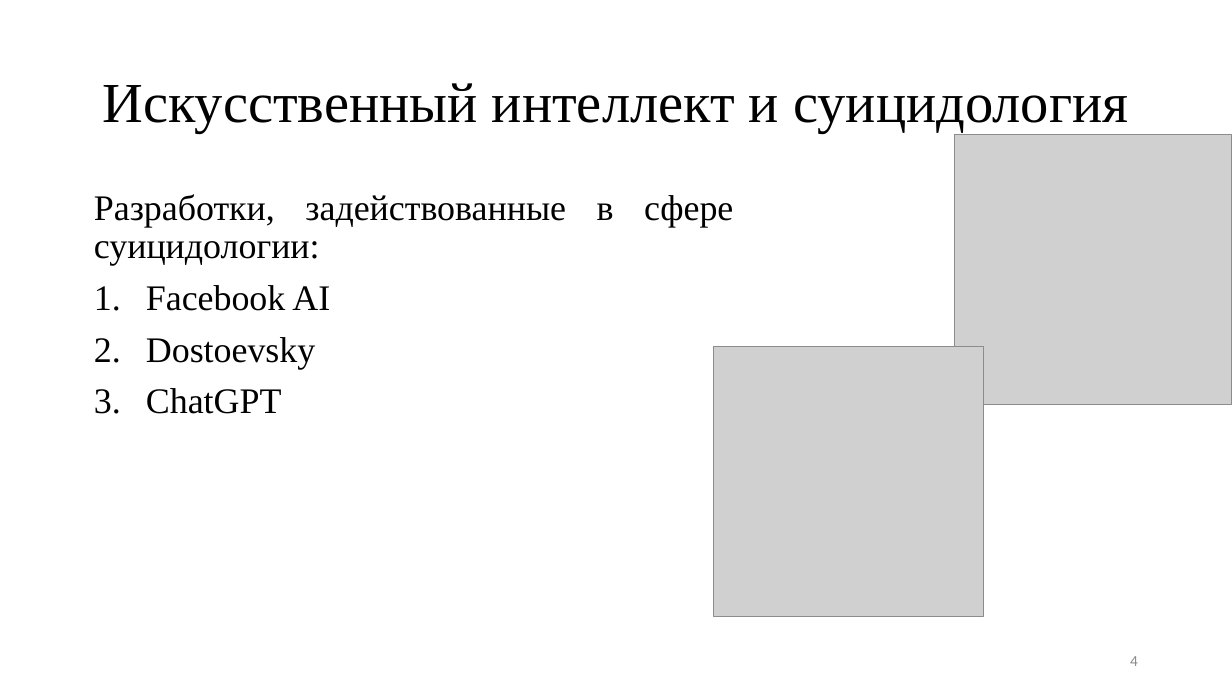
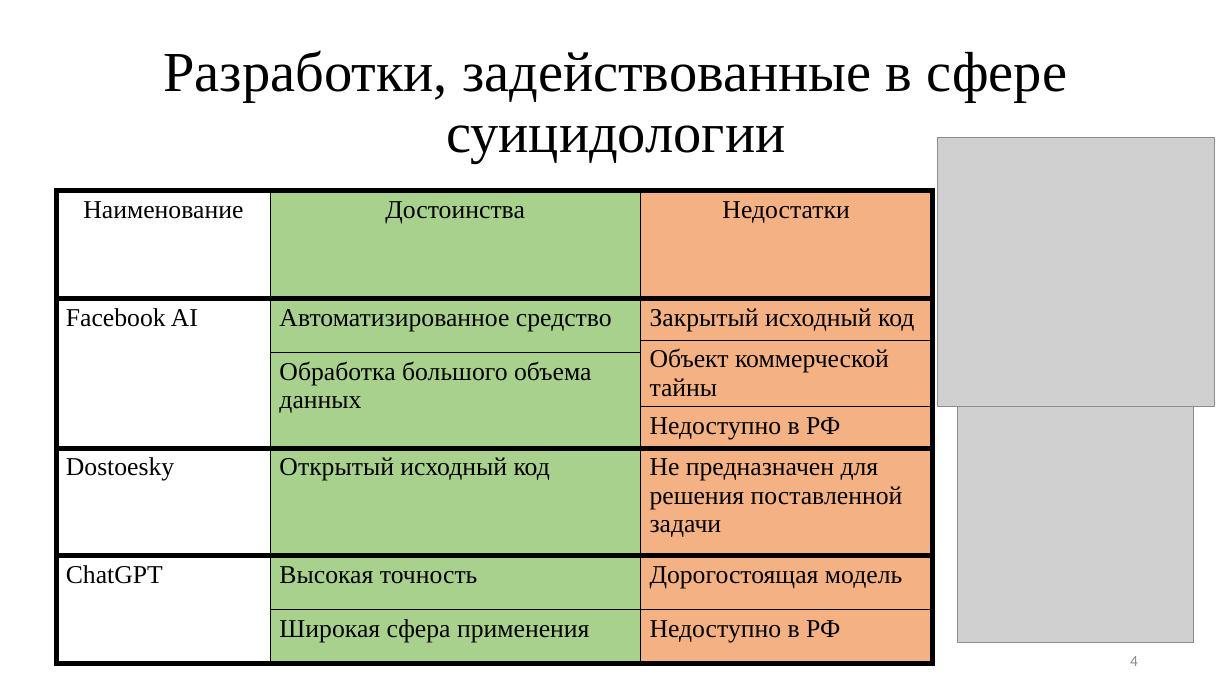
Before and after one commit to TheSawIsTheLaw/iWannaKillMyself, a slide deck: slide 4 of iWannaNote/iHatePresentations/presentation.pptx. Drawn at 1232x693 pixels with LibreOffice and Linux fonts; fonts in the diff are those of the drawing; grey boxes stand for pictures. Boxes give left, top, right and bottom in pixels: in the first picture for what was removed or moved away, otherwise in the second. Text is boxed around its words. In the diff, an @@ line names an element or a change of style, - is before the commit and + after.

Commit message:
ADD: I HAVE STOMACH

```diff
--- a/iWannaNote/iHatePresentations/presentation.pptx
+++ b/iWannaNote/iHatePresentations/presentation.pptx
@@ title at (x1=163, y1=50, x2=1068, y2=163): text changed @@
-Искусственный интеллект и суицидология
+Разработки, задействованные в сфере суицидологии
@@ picture moved from (x1=955, y1=135, x2=1232, y2=405) to (x1=937, y1=138, x2=1214, y2=408) @@
@@ table added at (x1=56, y1=191, x2=932, y2=669), 8 rows, 3 columns @@
+Наименование | Достоинства | Недостатки
+Facebook AI | Автоматизированное средство | Закрытый исходный код
+ |  | Объект коммерческой тайны
+ | Обработка большого объема данных | 
+ |  | Недоступно в РФ
+Dostoesky | Открытый исходный код | Не предназначен для решения поставленной задачи
+ChatGPT | Высокая точность | Дорогостоящая модель
+ | Широкая сфера применения | Недоступно в РФ
@@ text removed at (x1=94, y1=194, x2=733, y2=414) @@
-Разработки, задействованные в сфере суицидологии:
-1. Facebook AI
-2. Dostoevsky
-3. ChatGPT
@@ picture resized from (x1=714, y1=347, x2=984, y2=616) to (x1=958, y1=407, x2=1195, y2=643) @@
```
